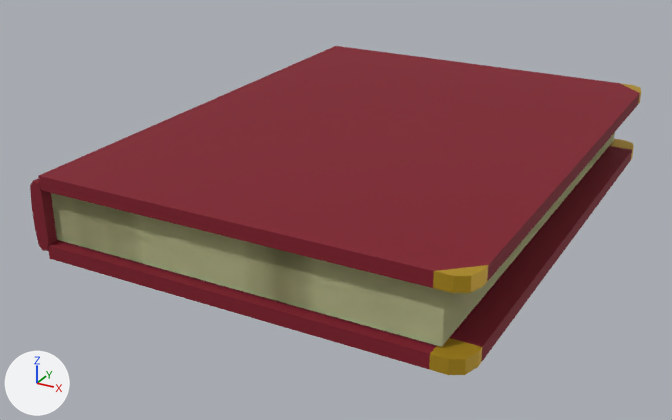
Renders of the Blender file Ancient Book/Book animation.blend from each side of a commit.
The view is the same before and after, from a 50 mm camera at (2.3, -3.0, 1.39) aimed at (0.73, -0.14, -0.04). The lights are fixed; the arrows at lower left show +X, +Y and +Z. The older version comes first.

In view in the first picture: 'Cover L', 'Cover R', 'Plane.078', 'Spine' and 80 more.
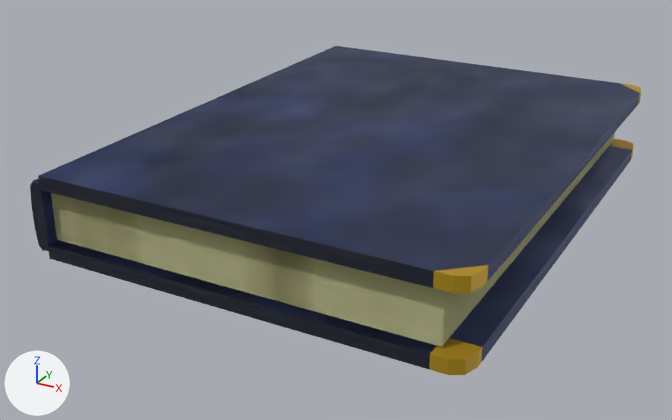
The change, as a list of edits to the scene's bpy script:
```text
Change mat_material:
    where n0 = _N.new('ShaderNodeBsdfPrincipled'); n0.name = 'Principled BSDF'
    remove n0.inputs[2].default_value = 0.785  # 'Roughness'
    n0.inputs[0].default_value: (0.214, 0.00432, 0.0174, 1.0) -> (0.029, 0.0569, 0.214, 1.0)  # 'Base Color', red #7f0e24 -> 'Base Color', blue #30437f
    add n2 = _N.new('ShaderNodeTexNoise'); n2.name = 'Noise Texture'
    add _L.new(n2.outputs[1], n0.inputs[2])  # 'Color' to 'Roughness'
    add _L.new(n2.outputs[1], n0.inputs[5])  # 'Color' to 'Normal'
```

Location of each change, (x1, y1, x2, y2) in pixels of the pictures (672 x 420 px):
'Cover L', surface changed (red to blue): (38, 46, 641, 289) in both
'Cover R', surface changed: (48, 143, 634, 370) in both
'Spine', surface changed: (30, 178, 58, 251) in both
